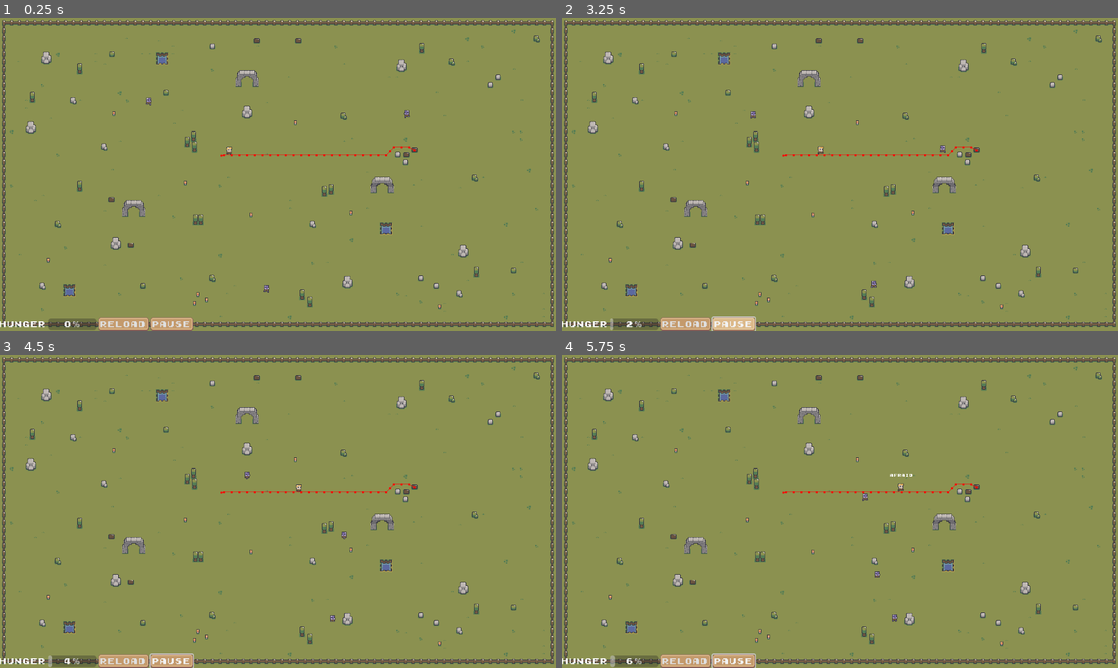
Above: before the commit, frames 1-4 (two rows, left to right).
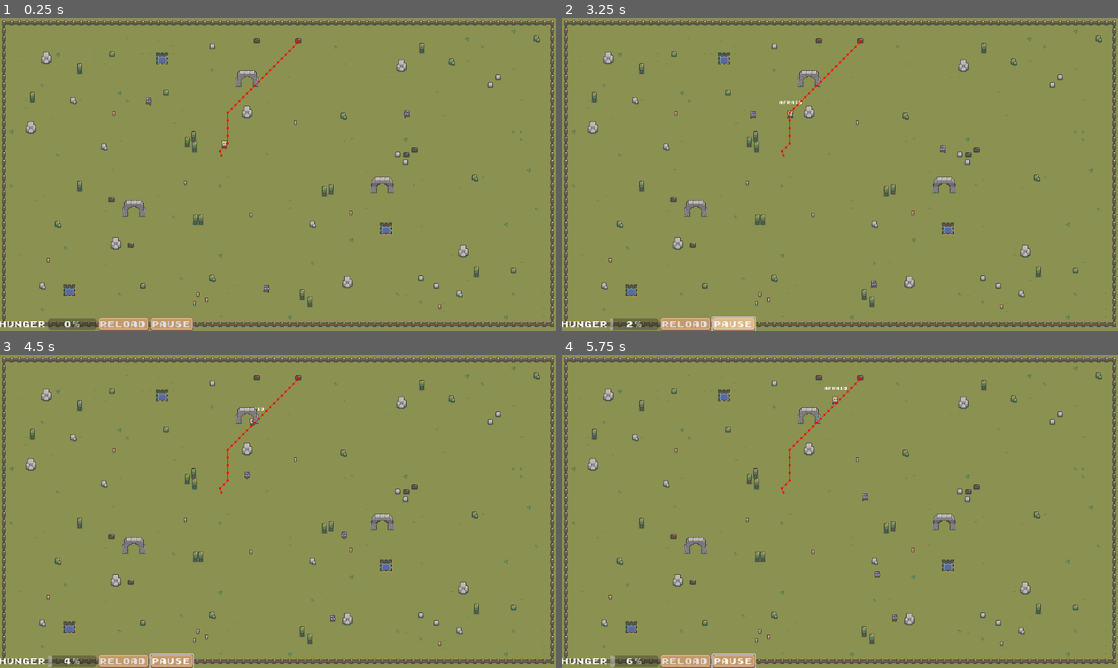
Above: after the commit, the same moments.

Repository: kwhitejr/godot-examples
Game: Godot game, scene res://src/examples/goal_oriented_action_planning/goal_oriented_action_planning.tscn
The game is run twice, just before and just after one commit, with the same random seed, the same clock (stepped at 60 frames per second) and the same inputs. This scene is started directly instead of the project's main scene. The engine's default icon, where the game draws it, is replaced by a stand-in: a white triangle on a blue panel in a dark square.
Inputs (mouse positions are in pixels of both pictures, inside the frame that each line leads up to):
- Up to frame 1 (0.25 s): no input
- Up to frame 2 (3.25 s): move the mouse to (962, 158) at 0.52 s; hold D (move_right) 0.53-1.25 s; click (962, 158) at 0.6 s; click "Reload" at 1.25 s; click "Pause" at 2 s; click "Resume" at 2.75 s
- Up to frame 3 (4.5 s): drag from (166, 527) to (250, 574) at 3.52 s; move the mouse to (333, 442) at 4.27 s; hold D (move_right) from 4.28 s (still down); click (333, 442) at 4.35 s
- Up to frame 4 (5.75 s): release D (move_right) at 5 s; drag from (812, 574) to (673, 464) at 5.02 s

The runs differ from the first frame. In frame 1, 0.3% of the frame differs, in the area x 39-75%, y 7-45%; in frame 2, 0.3%; in frame 3, 0.3%; in frame 4, 0.3%.

Commit message:
Experiment with NavigationObstacle2D
tldr did not work as hoped for

Diff:
--- a/godot/src/examples/goal_oriented_action_planning/npcs/hero.gd
+++ b/godot/src/examples/goal_oriented_action_planning/npcs/hero.gd
@@ -28,7 +28,7 @@
 
 func _ready() -> void:
 	#navigation_goal = GoapWorldState.get_closest_element(GoapConstants.GROUP_FIREPIT_SPOT, self)
-	navigation_goal = %Woodstock6
+	navigation_goal = $"../Woodstock3"
 	$NavigationAgent2D.target_position = navigation_goal.global_position
 
 	# Here is where I define which goals are available for this
--- a/godot/src/examples/goal_oriented_action_planning/npcs/hero.tscn
+++ b/godot/src/examples/goal_oriented_action_planning/npcs/hero.tscn
@@ -227,12 +227,11 @@
 shape = SubResource("CircleShape2D_xp12b")
 
 [node name="NavigationAgent2D" type="NavigationAgent2D" parent="."]
-path_desired_distance = 5.0
-target_desired_distance = 5.0
+target_desired_distance = 20.0
 path_postprocessing = 1
 avoidance_enabled = true
 radius = 20.0
-avoidance_layers = 15
+avoidance_layers = 3
 avoidance_mask = 3
 debug_enabled = true
 
--- a/godot/src/examples/goal_oriented_action_planning/objects/cover.tscn
+++ b/godot/src/examples/goal_oriented_action_planning/objects/cover.tscn
@@ -6,8 +6,30 @@
 atlas = ExtResource("1_mcplw")
 region = Rect2(128, 122, 48, 35)
 
-[node name="Cover" type="Node2D" groups=["cover"]]
+[sub_resource type="RectangleShape2D" id="RectangleShape2D_8ju4e"]
+size = Vector2(11, 9)
+
+[sub_resource type="RectangleShape2D" id="RectangleShape2D_56moo"]
+size = Vector2(12, 9)
+
+[node name="Cover" type="StaticBody2D" groups=["cover"]]
 
 [node name="Sprite2D" type="Sprite2D" parent="."]
 position = Vector2(0, -13)
 texture = SubResource("AtlasTexture_q01o1")
+
+[node name="CollisionShape2DLeft" type="CollisionShape2D" parent="."]
+position = Vector2(-18.5, -1.5)
+shape = SubResource("RectangleShape2D_8ju4e")
+
+[node name="CollisionShape2DRight" type="CollisionShape2D" parent="."]
+position = Vector2(18, -1.5)
+shape = SubResource("RectangleShape2D_56moo")
+
+[node name="NavigationObstacle2DLeft" type="NavigationObstacle2D" parent="."]
+vertices = PackedVector2Array(-24, -6, -13, -6, -13, 3, -24, 3)
+avoidance_layers = 3
+
+[node name="NavigationObstacle2DRight" type="NavigationObstacle2D" parent="."]
+vertices = PackedVector2Array(24, -6, 24, 3, 12, 3, 12, -6)
+avoidance_layers = 3
--- a/godot/src/examples/goal_oriented_action_planning/objects/tree.gd
+++ b/godot/src/examples/goal_oriented_action_planning/objects/tree.gd
@@ -1,8 +1,6 @@
 extends StaticBody2D
 
-
 var _health = 3
-
 
 func chop() -> bool:
 	if not $ChopCooldownTimer.is_stopped():
--- a/godot/src/examples/goal_oriented_action_planning/objects/tree.tscn
+++ b/godot/src/examples/goal_oriented_action_planning/objects/tree.tscn
@@ -18,9 +18,12 @@
 texture = SubResource("AtlasTexture_53s1r")
 
 [node name="CollisionShape2D" type="CollisionShape2D" parent="."]
-visible = false
 position = Vector2(0, -11)
 shape = SubResource("RectangleShape2D_tcfj5")
 
 [node name="ChopCooldownTimer" type="Timer" parent="."]
 one_shot = true
+
+[node name="NavigationObstacle2D" type="NavigationObstacle2D" parent="."]
+top_level = true
+vertices = PackedVector2Array(4, -4, 4, -18, -4, -18, -4, -4)
--- a/godot/src/examples/goal_oriented_action_planning/objects/woodstock.tscn
+++ b/godot/src/examples/goal_oriented_action_planning/objects/woodstock.tscn
@@ -17,3 +17,6 @@
 [node name="CollisionShape2D" type="CollisionShape2D" parent="."]
 position = Vector2(0, -0.5)
 shape = SubResource("RectangleShape2D_sd1r7")
+
+[node name="NavigationObstacle2D" type="NavigationObstacle2D" parent="."]
+vertices = PackedVector2Array(-5, -4, 5, -4, 5, 3, -5, 3)
Not shown: 1 places in godot/src/examples/goal_oriented_action_planning/objects/cover.tscn that only renumber resources
